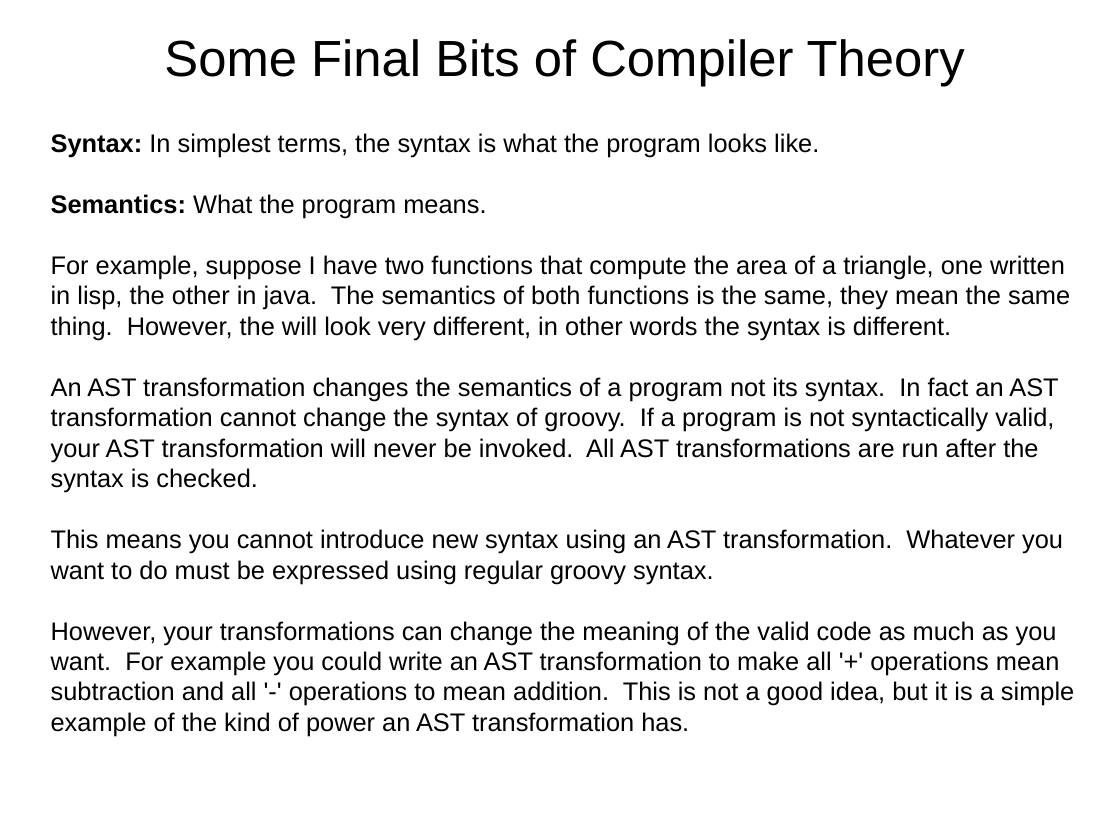
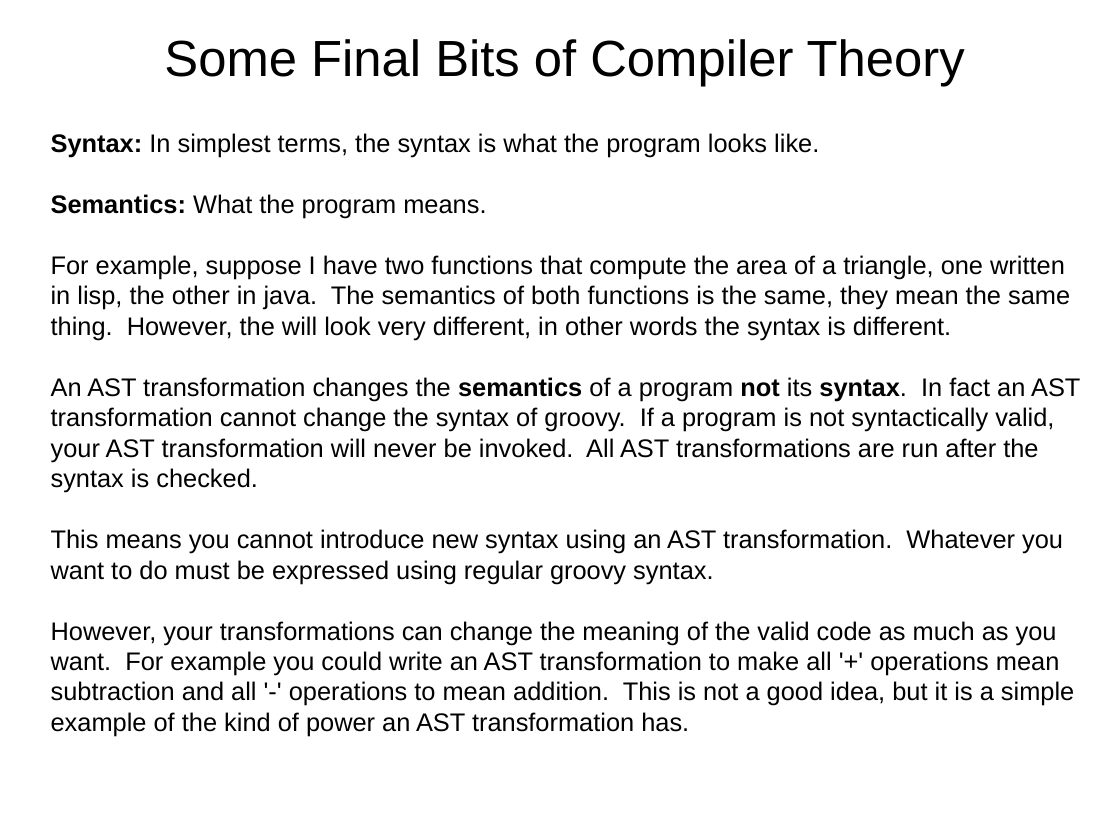
Before and after one commit to dwclark/AstTransformations, a slide deck: slide 15 of ast.odp (slide 14 before the commit). Drawn at 1120x840 pixels with LibreOffice and Linux fonts; fonts in the diff are those of the drawing. Boxes give left, top, right and bottom in pixels: in the first picture for what was removed or moved away, otherwise in the second. Text is boxed around its words. In the diff, an @@ line names an element or a change of style, - is before the commit and + after.

```diff
--- a/ast.odp
+++ b/ast.odp
@@ text at [51,377,1080,493]: bold on in "semantics not syntax." @@
```
Also in this commit, not shown: 6 other slides changed, 1 slide added, 3 other files.
